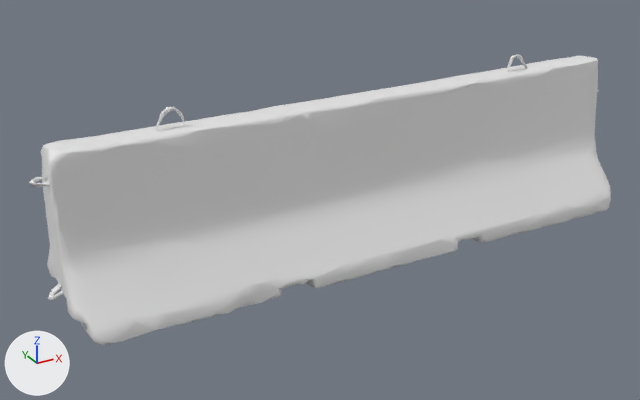
The FBX model Tools/UnrealMapExporter/ExportedMeshes/SM_Barrier.fbx: old version first, new version second.
One viewpoint serves both versions: a camera (50 mm lens) standing at (-2.17, -3.54, 2.07) and looking at (-0.2, 0.03, 0.29). Lighting does not change. The marker at lower left points along +X, +Y and +Z. The picture after the commit comes second. Where no turn or scale is listed for an object, it has been applied to the vertices.

Objects in the first picture: 'SM_Barrier'.
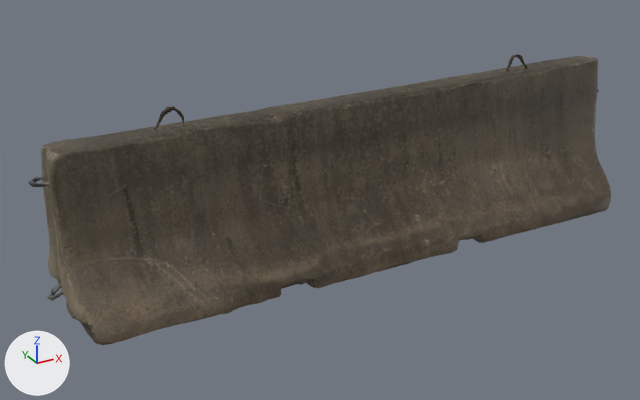
Edits to the bpy script that builds the scene:
```text
Add img_mi_barrier_basecolor_0_png:
    img_mi_barrier_basecolor_0_png = load_image('MI_Barrier_BaseColor_0.png', 'MI_Barrier_BaseColor_0.png', 2048, 2048, 'sRGB')
Change mat_mi_barrier:
    remove mat_mi_barrier.base_color = (0.8, 0.8, 0.8)  # white #e7e7e7
    add mat_mi_barrier.texture = img_mi_barrier_basecolor_0_png  # with its transparency
```

Pixel boxes [x1, y1, x2, y2] of what changed, in the pictures (640 x 400 px):
'SM_Barrier', surface changed (white to brown): [28, 54, 611, 345] in both
